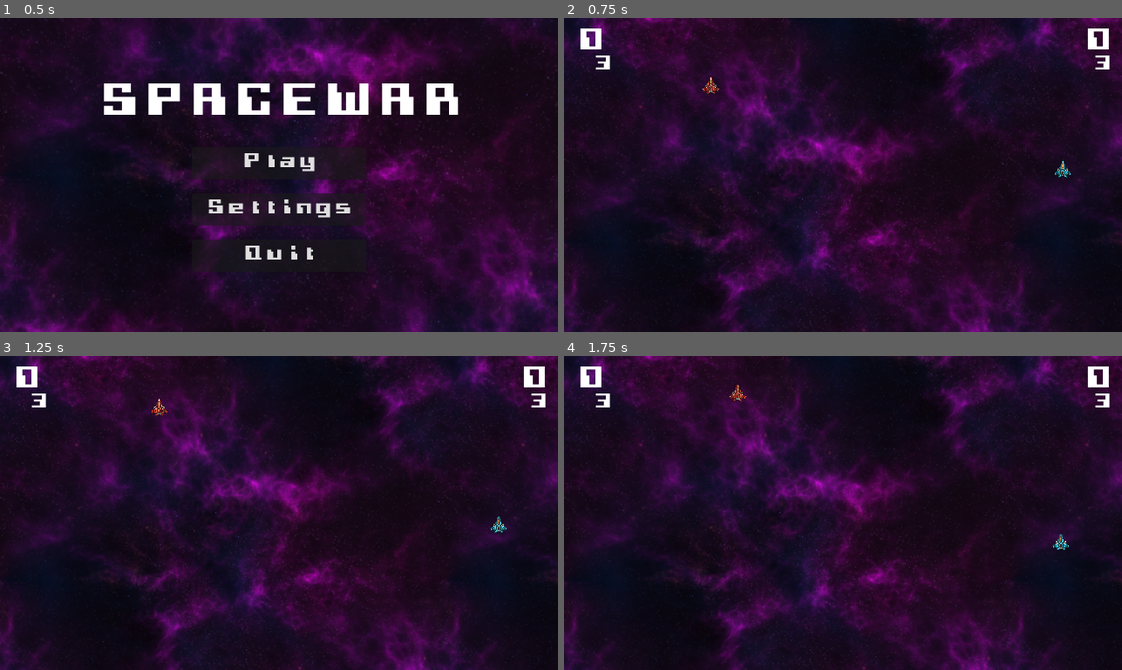
Above: before the commit, frames 1-4 (two rows, left to right).
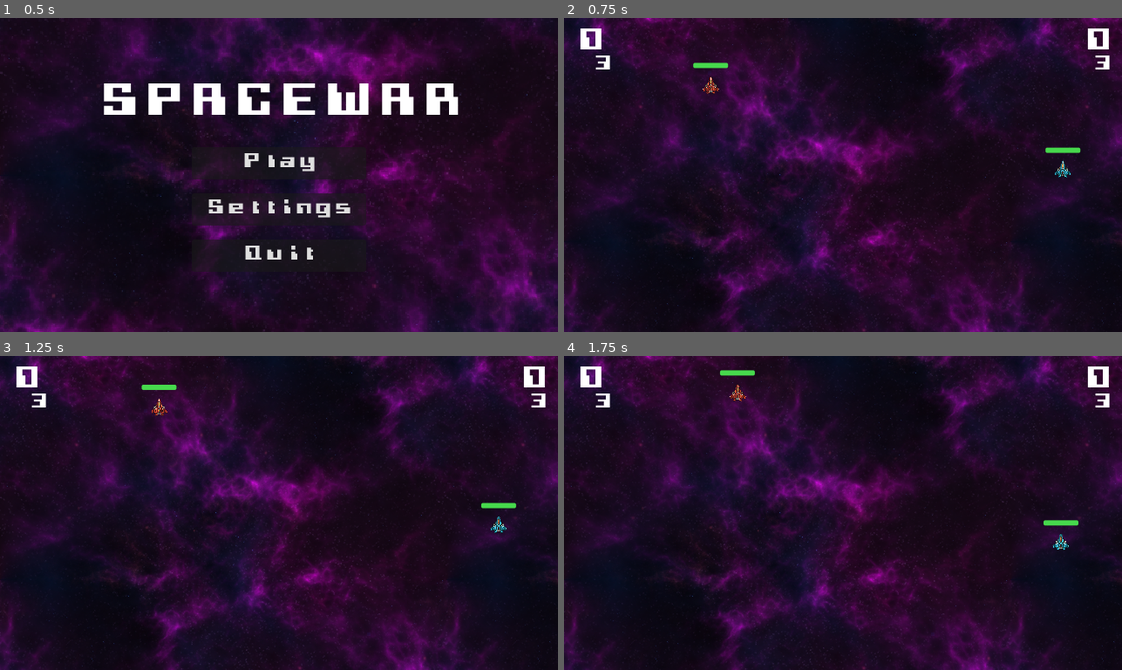
Above: after the commit, the same moments.

Repository: DeeJeezz/4-spacewar
Game: Godot game, scene res://scenes/main/main.tscn
Same seed, same stepped clock (60 frames per second), same inputs: the game is played once before the commit and once after it.
Inputs:
- Up to frame 1 (0.5 s): no input
- Up to frame 2 (0.75 s): click "Play" at 0.5 s
- Up to frame 3 (1.25 s): no input
- Up to frame 4 (1.75 s): no input

Frame 1 is identical in both runs. In frame 2, 0.2% of the frame differs, in the area x 23-93%, y 14-44%; in frame 3, 0.2%; in frame 4, 0.2%.

Commit message:
visual hp for ships

Diff:
--- a/scenes/player/player.gd
+++ b/scenes/player/player.gd
@@ -9,6 +9,9 @@
 ## * Set [param bullet_scene] to the player's bullet scene. [br]
 ## * Set [param shoot_cooldown] to adjust the player's shoot cooldown.
 
+const HEALTH_BAR_OFFSET: float = 26.0
+const HEALTH_BAR_HALF_WIDTH: float = 20.0
+
 @export var thrust_strength: float = 50.0
 @export var rotation_speed: float = 2.0
 @export var bullet_scene: PackedScene
@@ -39,17 +42,22 @@
 @onready var _damage_sfx: AudioStreamPlayer2D = $DamageSFX
 @onready var _explosion_sfx: AudioStreamPlayer2D = $ExplosionSFX
 @onready var _engine_sfx: AudioStreamPlayer2D = $EngineSFX
+@onready var _health_bar: ProgressBar = $HealthBar
 
 
 func _ready() -> void:
 	_initial_collision_layer = collision_layer
 	_initial_collision_mask = collision_mask
 	_health.died.connect(_on_died)
+	_health.health_changed.connect(_on_health_changed)
 	EventBus.ship_damage_received.connect(_on_ship_damage_received)
+	_on_health_changed(_health.current_health, _health.max_health)
 
 
 func _process(delta: float) -> void:
 	handle_input(delta)
+	_health_bar.position = Vector2(-HEALTH_BAR_HALF_WIDTH, -HEALTH_BAR_OFFSET).rotated(-rotation)
+	_health_bar.rotation = -rotation
 
 
 func _physics_process(delta: float) -> void:
@@ -110,6 +118,7 @@
 	collision_mask = _initial_collision_mask
 	_hurtbox.monitoring = true
 	_ship_sprite.visible = true
+	_health_bar.visible = true
 	_explosion.hide()
 	_exhaust.stop()
 	_exhaust.modulate.a = 0.0
@@ -141,6 +150,7 @@
 	set_deferred(&"collision_mask", 0)
 	_hurtbox.set_deferred(&"monitoring", false)
 	_ship_sprite.visible = false
+	_health_bar.visible = false
 	_explosion.show()
 	_explosion.play(str(player_index))
 	_explosion_sfx.play()
@@ -162,6 +172,11 @@
 	if damaged_player_index == player_index:
 		_damage_sfx.play()
 		_play_damage_flash()
+
+
+func _on_health_changed(current: int, max_health: int) -> void:
+	_health_bar.max_value = max_health
+	_health_bar.value = current
 
 
 func _play_damage_flash() -> void:
--- a/scenes/player/player.tscn
+++ b/scenes/player/player.tscn
@@ -131,6 +131,20 @@
 "speed": 20.0
 }]
 
+[sub_resource type="StyleBoxFlat" id="StyleBoxFlat_hp_bg"]
+bg_color = Color(0, 0, 0, 0.55)
+corner_radius_top_left = 2
+corner_radius_top_right = 2
+corner_radius_bottom_right = 2
+corner_radius_bottom_left = 2
+
+[sub_resource type="StyleBoxFlat" id="StyleBoxFlat_hp_fill"]
+bg_color = Color(0.28, 0.85, 0.3, 1)
+corner_radius_top_left = 2
+corner_radius_top_right = 2
+corner_radius_bottom_right = 2
+corner_radius_bottom_left = 2
+
 [sub_resource type="SpriteFrames" id="SpriteFrames_e0byr"]
 animations = [{
 "frames": [{
@@ -188,6 +202,18 @@
 [node name="Health" type="Node" parent="." unique_id=501234567]
 script = ExtResource("31_health")
 
+[node name="HealthBar" type="ProgressBar" parent="." unique_id=1726660001]
+offset_left = -20.0
+offset_top = -28.0
+offset_right = 20.0
+offset_bottom = -22.0
+mouse_filter = 2
+theme_override_styles/background = SubResource("StyleBoxFlat_hp_bg")
+theme_override_styles/fill = SubResource("StyleBoxFlat_hp_fill")
+max_value = 3.0
+value = 3.0
+show_percentage = false
+
 [node name="BulletSpawnPoint" type="Marker2D" parent="." unique_id=2053163795]
 position = Vector2(0, -16)
 
--- /dev/null
+++ b/tests/test_player_health_bar.gd
@@ -0,0 +1,77 @@
+extends Node
+## Tests for the counter-rotating health bar above each player ship.
+
+const Fixtures := preload("res://tests/fixtures.gd")
+
+
+func test_bar_starts_at_full_health(framework: RefCounted) -> void:
+	var player: Player = _make_player()
+	framework.check_equal(
+		player._health_bar.max_value,
+		player._health.max_health,
+		"bar max matches health max",
+	)
+	framework.check_equal(player._health_bar.value, player._health.max_health, "bar starts full")
+
+
+func test_bar_updates_on_damage(framework: RefCounted) -> void:
+	var player: Player = _make_player()
+	player._health.take_damage(1, player.player_index, 2)
+	framework.check_equal(
+		player._health_bar.value,
+		player._health.current_health,
+		"bar value tracks current health",
+	)
+
+
+func test_bar_resets_on_respawn(framework: RefCounted) -> void:
+	var player: Player = _make_player()
+	player._health.take_damage(2, player.player_index, 2)
+	player.respawn(Vector2.ZERO)
+	framework.check_equal(
+		player._health_bar.value,
+		player._health.max_health,
+		"respawn refills the bar",
+	)
+
+
+func test_bar_stays_upright_when_ship_rotates(framework: RefCounted) -> void:
+	var player: Player = _make_player()
+	player.rotation = PI / 2.0
+	player._process(0.016)
+	framework.check_almost_equal(
+		player._health_bar.rotation,
+		-player.rotation,
+		0.001,
+		"bar counter-rotates to stay upright",
+	)
+	var expected_position: Vector2 = Vector2(
+		-Player.HEALTH_BAR_HALF_WIDTH,
+		-Player.HEALTH_BAR_OFFSET,
+	).rotated(-player.rotation)
+	framework.check_almost_equal(
+		player._health_bar.position.x,
+		expected_position.x,
+		0.001,
+		"bar hovers above the ship in world space (x)",
+	)
+	framework.check_almost_equal(
+		player._health_bar.position.y,
+		expected_position.y,
+		0.001,
+		"bar hovers above the ship in world space (y)",
+	)
+
+
+func test_bar_hidden_on_death_and_shown_on_respawn(framework: RefCounted) -> void:
+	var player: Player = _make_player()
+	player._health.kill()
+	framework.check_false(player._health_bar.visible, "bar hides on death")
+	player.respawn(Vector2.ZERO)
+	framework.check_true(player._health_bar.visible, "bar shows again on respawn")
+
+
+func _make_player() -> Player:
+	var player: Player = Fixtures.make_player(1)
+	add_child(player)
+	return player
Not shown, added: tests/test_player_health_bar.gd.uid
Not shown, changed: AGENTS.md
